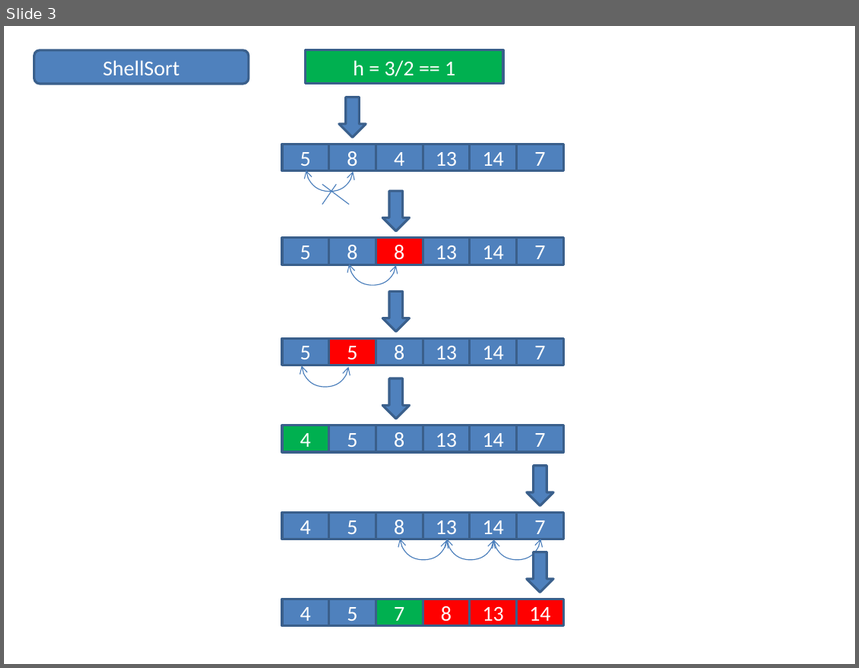
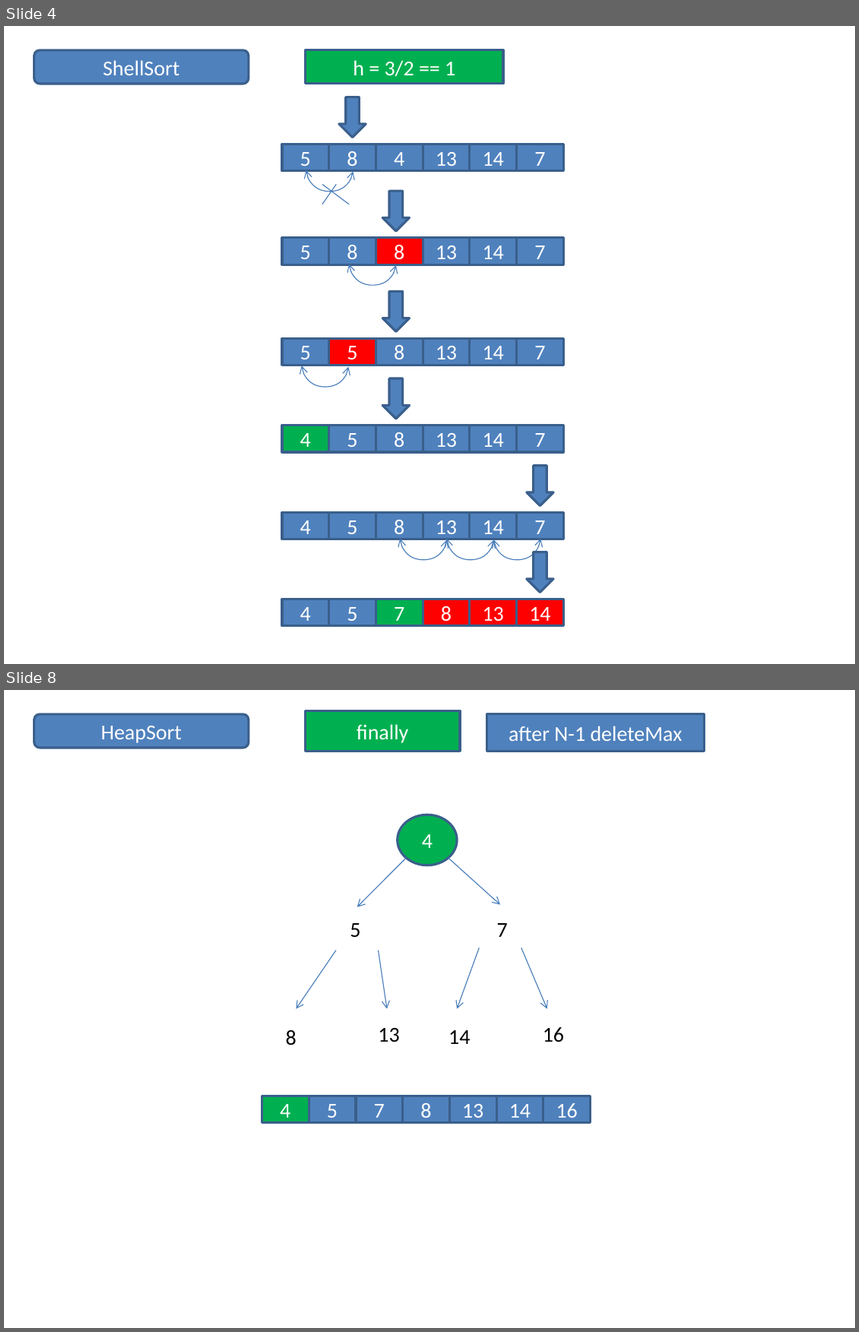
Before and after one commit to LearningPracticeTheory/Data-Structure, a slide deck: JDS7/JDS7.pptx. Shown one above the other, each under a label of ours: slide 3 before the commit, slides 4 and 8 after it; the slides between them are not shown. The pictures are 859x668 and 859x1332 pixels, drawn with LibreOffice and Linux fonts; fonts in the diff are those of the drawing. Boxes give left, top, right and bottom in pixels: in the first picture for what was removed or moved away, otherwise in the second. Text is boxed around its words. In the diff, an @@ line names an element or a change of style, - is before the commit and + after.

```diff
--- a/JDS7/JDS7.pptx
+++ b/JDS7/JDS7.pptx
@@ slide 8 added at [4,690,855,1328], background #FFFFFF @@
@@ rectangle added at [305,711,460,752], fill #00B050, outline #3A5F8C 2 pt, 18 pt, text #FFFFFF @@
+finally
@@ rounded rectangle added at [34,714,248,748], fill #4F81BD, outline #3A5F8C 2 pt, 18 pt, text #FFFFFF @@
+HeapSort
@@ rectangle added at [487,714,705,752], fill #4F81BD, outline #3A5F8C 2 pt, 18 pt, text #FFFFFF @@
+after N-1 deleteMax
@@ ellipse added at [397,815,457,866], fill #00B050, outline #3A5F8C 2 pt, 18 pt, text #FFFFFF @@
+4
@@ arrow added from (406, 858) to (357, 907), #4B7EBC 0.75 pt @@
@@ arrow added from (449, 858) to (500, 904), #4B7EBC 0.75 pt @@
@@ text added at [350,923,360,938], 18 pt, text #000000 @@
+5
@@ text added at [497,923,508,937], 18 pt, text #000000 @@
+7
@@ arrow added from (336, 951) to (296, 1009), #4B7EBC 0.75 pt @@
@@ arrow added from (379, 951) to (387, 1009), #4B7EBC 0.75 pt @@
@@ arrow added from (479, 948) to (457, 1009), #4B7EBC 0.75 pt @@
@@ arrow added from (522, 948) to (547, 1009), #4B7EBC 0.75 pt @@
@@ text added at [286,1030,297,1046], 18 pt, text #000000 @@
+8
@@ text added at [378,1028,399,1043], 18 pt, text #000000 @@
+13
@@ text added at [449,1030,470,1044], 18 pt, text #000000 @@
+14
@@ text added at [543,1027,564,1043], 18 pt, text #000000 @@
+16
@@ rectangle added at [262,1096,309,1122], fill #00B050, outline #3A5F8C 2 pt, 18 pt, text #FFFFFF @@
+4
@@ rectangle added at [309,1096,356,1122], fill #4F81BD, outline #3A5F8C 2 pt, 18 pt, text #FFFFFF @@
+5
@@ rectangle added at [356,1096,402,1122], fill #4F81BD, outline #3A5F8C 2 pt, 18 pt, text #FFFFFF @@
+7
@@ rectangle added at [403,1096,450,1122], fill #4F81BD, outline #3A5F8C 2 pt, 18 pt, text #FFFFFF @@
+8
@@ rectangle added at [450,1096,496,1122], fill #4F81BD, outline #3A5F8C 2 pt, 18 pt, text #FFFFFF @@
+13
@@ rectangle added at [496,1096,544,1122], fill #4F81BD, outline #3A5F8C 2 pt, 18 pt, text #FFFFFF @@
+14
@@ rectangle added at [544,1096,591,1122], fill #4F81BD, outline #3A5F8C 2 pt, 18 pt, text #FFFFFF @@
+16
@@ what was slide 3 is now slide 4 @@
```
Also in this commit, not shown: 1 slide changed, 5 other slides added, 2 slides removed.
